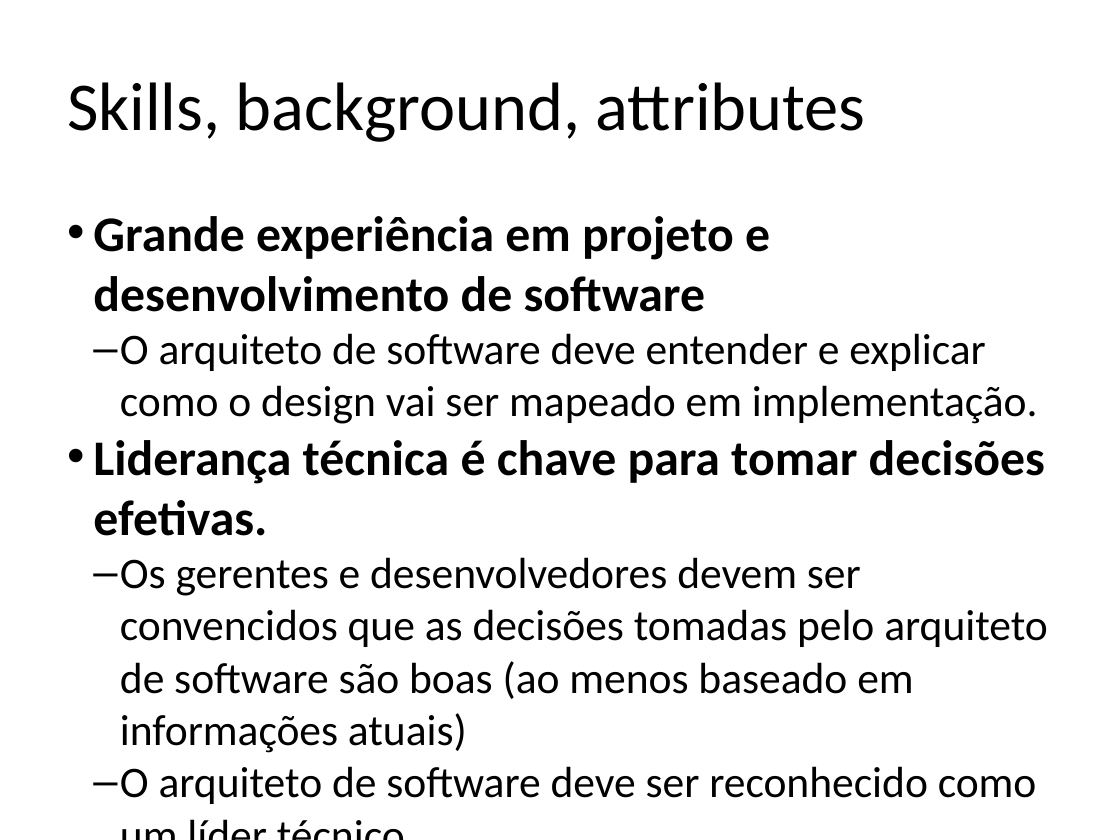
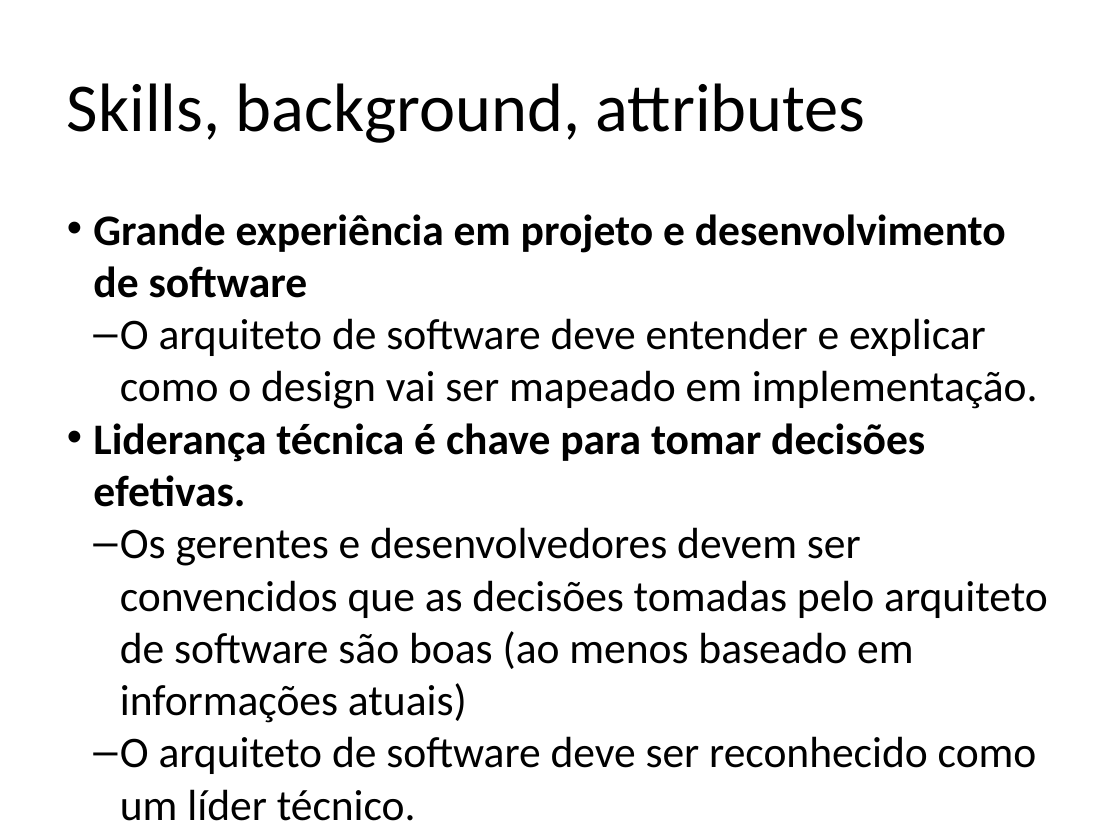
Before and after one commit to eduardocunha11/firstblog, a slide deck: slide 23 of aulas/gsi522/Aula9 - Arquitetura de SW.pptx. Drawn at 1120x840 pixels with LibreOffice and Linux fonts; fonts in the diff are those of the drawing. Boxes give left, top, right and bottom in pixels: in the first picture for what was removed or moved away, otherwise in the second. Text is boxed around its words. In the diff, an @@ line names an element or a change of style, - is before the commit and + after.

```diff
--- a/aulas/gsi522/Aula9 - Arquitetura de SW.pptx
+++ b/aulas/gsi522/Aula9 - Arquitetura de SW.pptx
@@ text at [93, 214, 1006, 507]: size 32 to 28 pt in "Grande experiência em projeto e desenvolvimento de ...", "Liderança técnica é chave para tomar decisões ..." @@
```
Also in this commit, not shown: 11 other slides changed, 4 other files.
